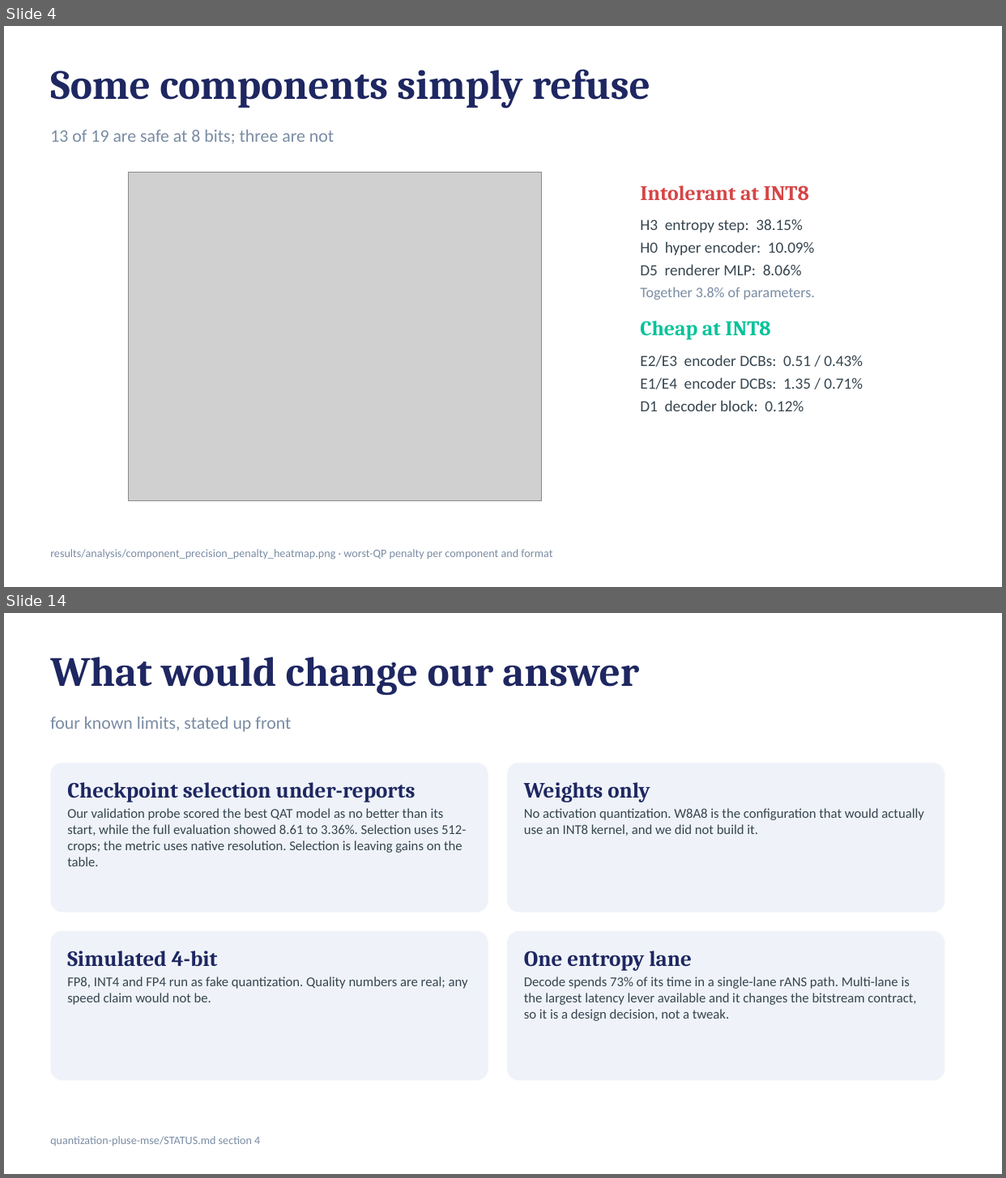
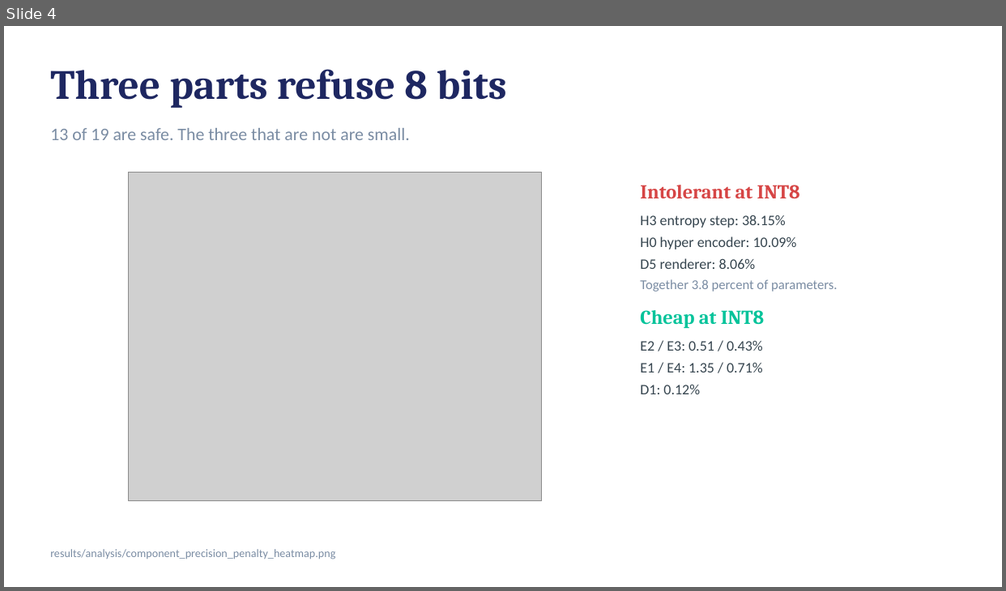
Before and after one commit to harshith0518/CS6886-PULSE-Quantization, a slide deck: submission/PULSE-quantization-deck.pptx. Shown one above the other, each under a label of ours: slides 4 and 14 before the commit, slide 4 after it; the slides between them are not shown. The pictures are 1006x1178 and 1006x591 pixels, drawn with LibreOffice and Linux fonts; fonts in the diff are those of the drawing; grey boxes stand for pictures. Boxes give left, top, right and bottom in pixels: in the first picture for what was removed or moved away, otherwise in the second. Text is boxed around its words. In the diff, an @@ line names an element or a change of style, - is before the commit and + after.

```diff
--- a/submission/PULSE-quantization-deck.pptx
+++ b/submission/PULSE-quantization-deck.pptx
@@ slide 14 removed at box(4, 613, 1002, 1174), background #FFFFFF @@
@@ text removed at box(50, 657, 639, 695) @@
-What would change our answer
@@ text removed at box(50, 717, 291, 732) @@
-four known limits, stated up front
@@ rounded rectangle removed at box(50, 763, 488, 913) @@
-Checkpoint selection under-reports
-Our validation probe scored the best QAT model as no better than its start, while the full evaluation showed 8.61 to 3.36%. Selection uses 512-crops; the metric uses native resolution. Selection is leaving gains on the table.
@@ rounded rectangle removed at box(507, 763, 945, 913) @@
-Weights only
-No activation quantization. W8A8 is the configuration that would actually use an INT8 kernel, and we did not build it.
@@ rounded rectangle removed at box(50, 931, 488, 1081) @@
-Simulated 4-bit
-FP8, INT4 and FP4 run as fake quantization. Quality numbers are real; any speed claim would not be.
@@ rounded rectangle removed at box(507, 931, 945, 1081) @@
-One entropy lane
-Decode spends 73% of its time in a single-lane rANS path. Multi-lane is the largest latency lever available and it changes the bitstream contract, so it is a design decision, not a tweak.
@@ text removed at box(50, 1136, 260, 1146) @@
-quantization-pluse-mse/STATUS.md section 4
@@ slide 4 changed as well @@
@@ text at box(50, 69, 506, 108): text changed @@
-Some components simply refuse
+Three parts refuse 8 bits
@@ text at box(50, 128, 410, 140): text changed @@
-13 of 19 are safe at 8 bits; three are not
+13 of 19 are safe. The three that are not are small.
@@ text at box(640, 185, 800, 328): size 20 to 19 pt in "Intolerant at INT8", "Cheap at INT8"; size 15 to 14 pt in "H3 entropy step: 38.15%", "H0 hyper encoder: 10.09%"; less space between paragraphs @@
@@ text at box(640, 258, 837, 292): text changed; size 14 to 13 pt @@
-D5 renderer MLP: 8.06%
-Together 3.8% of parameters.
+D5 renderer: 8.06%
+Together 3.8 percent of parameters.
@@ text at box(640, 341, 763, 395): text changed; size 15 to 14 pt @@
-E2/E3 encoder DCBs: 0.51 / 0.43%
-E1/E4 encoder DCBs: 1.35 / 0.71%
-D1 decoder block: 0.12%
+E2 / E3: 0.51 / 0.43%
+E1 / E4: 1.35 / 0.71%
+D1: 0.12%
@@ text at box(50, 549, 335, 560): text changed @@
-results/analysis/component_precision_penalty_heatmap.png · worst-QP penalty per component and format
+results/analysis/component_precision_penalty_heatmap.png
```
Also in this commit, not shown: 4 other slides changed, 5 slides added, 9 other slides removed, 46 other files.
